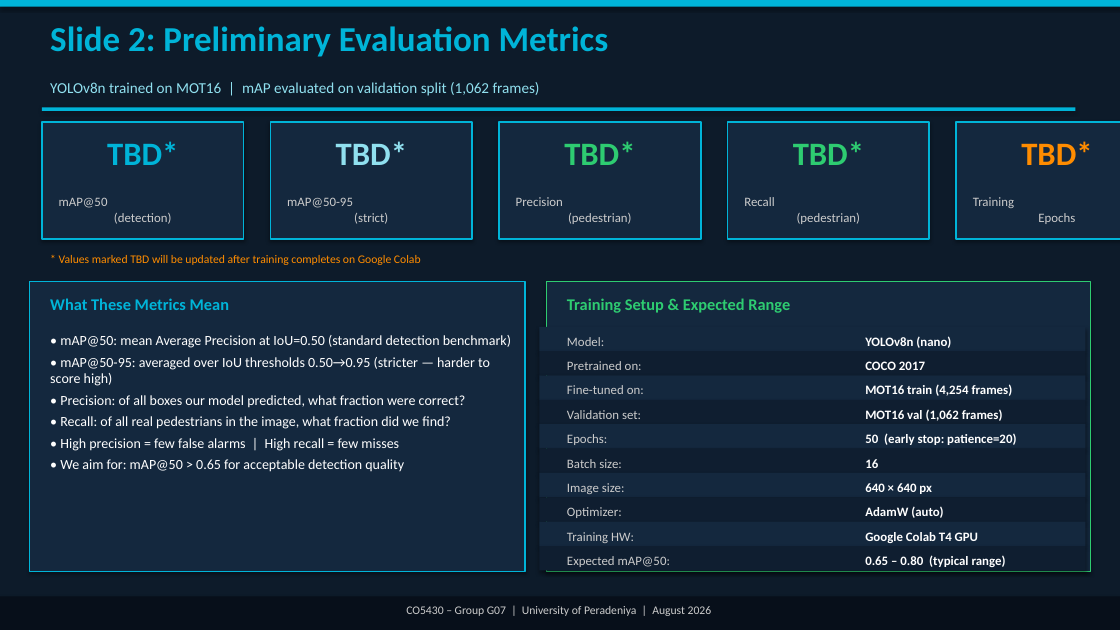
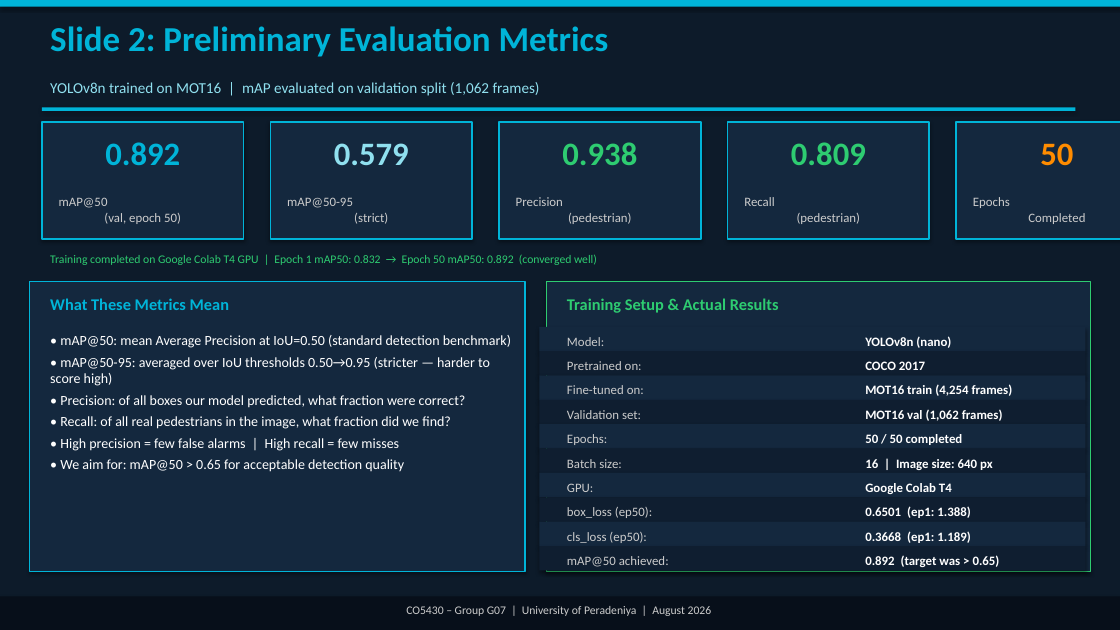
Before and after one commit to cepdnaclk/e23-co5430-vehicle-pedestrian-tracking, a slide deck: slide 3 of Docs/G07_M3_Presentation.pptx. Drawn at 1120x630 pixels with LibreOffice and Linux fonts; fonts in the diff are those of the drawing. Boxes give left, top, right and bottom in pixels: in the first picture for what was removed or moved away, otherwise in the second. Text is boxed around its words. In the diff, an @@ line names an element or a change of style, - is before the commit and + after.

Commit message:
M3: Update presentation with real training metrics (mAP50=0.892, P=0.938, R=0.809)

```diff
--- a/Docs/G07_M3_Presentation.pptx
+++ b/Docs/G07_M3_Presentation.pptx
@@ text at <box>105,142,180,165</box>: text changed @@
-TBD*
+0.892
@@ text at <box>334,143,409,165</box>: text changed @@
-TBD*
+0.579
@@ text at <box>562,142,637,165</box>: text changed @@
-TBD*
+0.938
@@ text at <box>791,142,866,165</box>: text changed @@
-TBD*
+0.809
@@ text at <box>1040,143,1073,166</box>: text changed @@
-TBD*
+50
@@ text at <box>59,197,181,224</box>: text changed @@
-mAP@50
-(detection)
+mAP@50
+(val, epoch 50)
@@ text at <box>973,197,1085,224</box>: text changed @@
-Training
-Epochs
+Epochs
+Completed
@@ text at <box>50,254,597,265</box>: text changed; text colour #FF8C00 to #2ECC71 @@
-* Values marked TBD will be updated after training completes on Google Colab
+Training completed on Google Colab T4 GPU | Epoch 1 mAP50: 0.832 → Epoch 50 mAP50: 0.892 (converged well)
@@ text at <box>567,298,779,313</box>: text changed @@
-Training Setup & Expected Range
+Training Setup & Actual Results
@@ text at <box>865,434,963,445</box>: text changed @@
-50 (early stop: patience=20)
+50 / 50 completed
@@ text at <box>865,459,993,470</box>: text changed @@
-16
+16 | Image size: 640 px
@@ text at <box>567,483,593,492</box>: text changed @@
-Image size:
+GPU:
@@ text at <box>567,507,652,518</box>: text changed @@
-Optimizer:
+box_loss (ep50):
@@ text at <box>865,483,952,494</box>: text changed @@
-640 × 640 px
+Google Colab T4
@@ text at <box>865,506,970,518</box>: text changed @@
-AdamW (auto)
+0.6501 (ep1: 1.388)
@@ text at <box>567,532,646,543</box>: text changed @@
-Training HW:
+cls_loss (ep50):
@@ text at <box>865,531,970,543</box>: text changed @@
-Google Colab T4 GPU
+0.3668 (ep1: 1.189)
@@ text at <box>567,556,669,567</box>: text changed @@
-Expected mAP@50:
+mAP@50 achieved:
@@ text at <box>865,555,1000,567</box>: text changed @@
-0.65 – 0.80 (typical range)
+0.892 (target was > 0.65)
```
